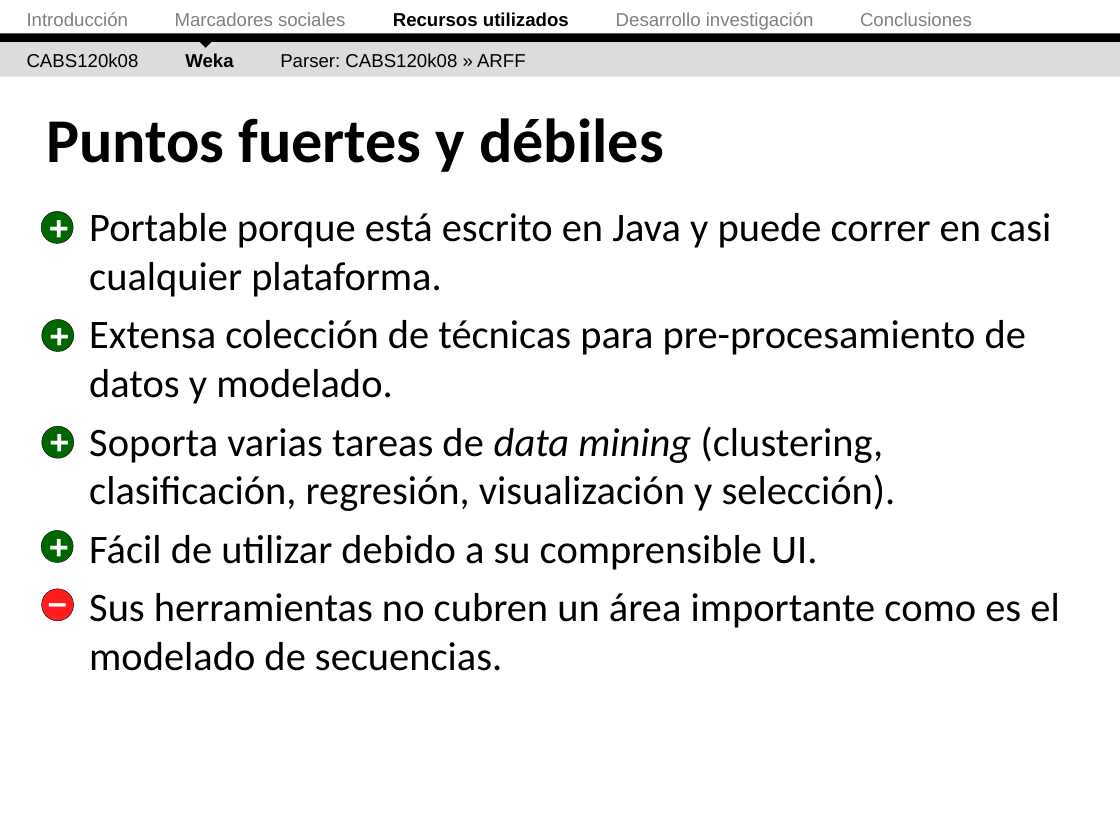
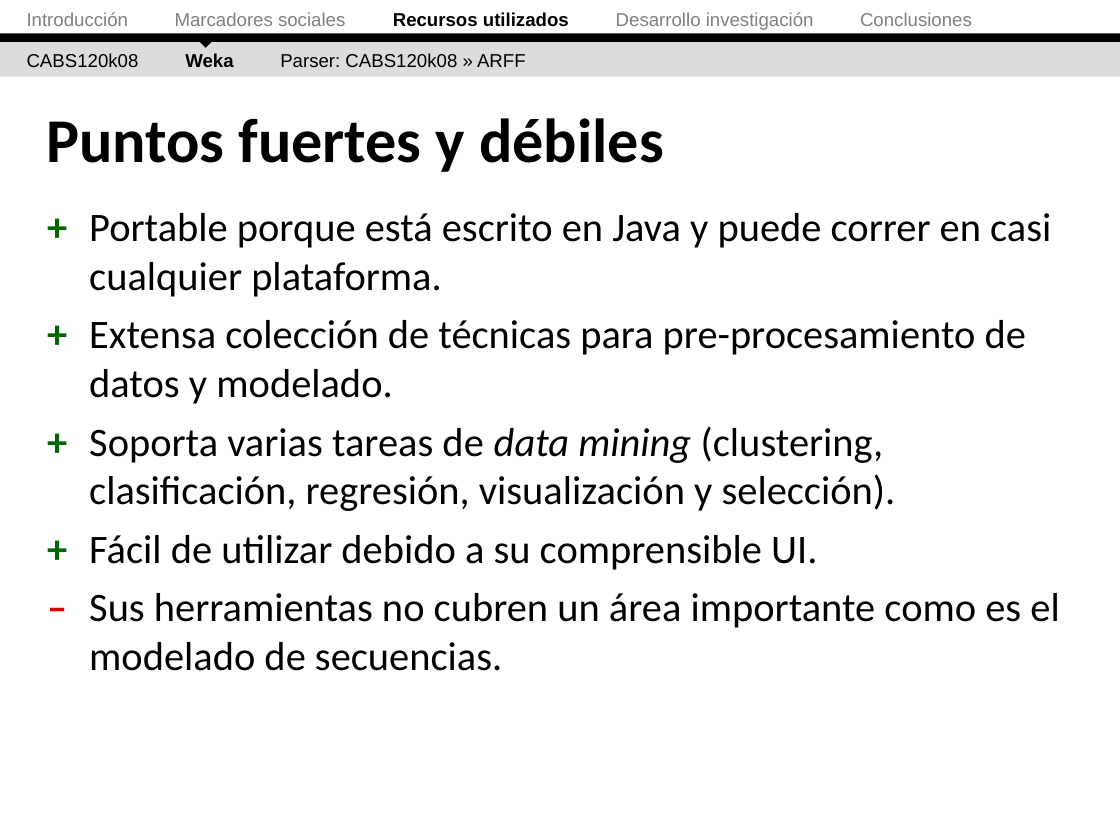
Before and after one commit to ak907kenai/nicotournetesis, a slide deck: slide 28 of docs_trunk/Presentación/Nicolás Tourné - Presentación Tesis (v2.2).ppt. Drawn at 1120x840 pixels with LibreOffice and Linux fonts; fonts in the diff are those of the drawing. Boxes give left, top, right and bottom in pixels: in the first picture for what was removed or moved away, otherwise in the second. Text is boxed around its words. In the diff, an @@ line names an element or a change of style, - is before the commit and + after.

```diff
--- a/docs_trunk/Presentación/Nicolás Tourné - Presentación Tesis (v2.2).ppt
+++ b/docs_trunk/Presentación/Nicolás Tourné - Presentación Tesis (v2.2).ppt
@@ text removed at (x1=32, y1=200, x2=85, y2=253) @@
-+
@@ ellipse removed at (x1=41, y1=212, x2=74, y2=244) @@
@@ text removed at (x1=32, y1=308, x2=85, y2=361) @@
-+
@@ ellipse removed at (x1=41, y1=319, x2=74, y2=352) @@
@@ text removed at (x1=32, y1=414, x2=85, y2=467) @@
-+
@@ ellipse removed at (x1=41, y1=427, x2=74, y2=459) @@
@@ text removed at (x1=32, y1=520, x2=85, y2=572) @@
-+
@@ ellipse removed at (x1=41, y1=531, x2=74, y2=563) @@
@@ text removed at (x1=28, y1=575, x2=86, y2=627) @@
-–
@@ ellipse removed at (x1=41, y1=589, x2=74, y2=622) @@
```
Also in this commit, not shown: 27 other slides changed.
